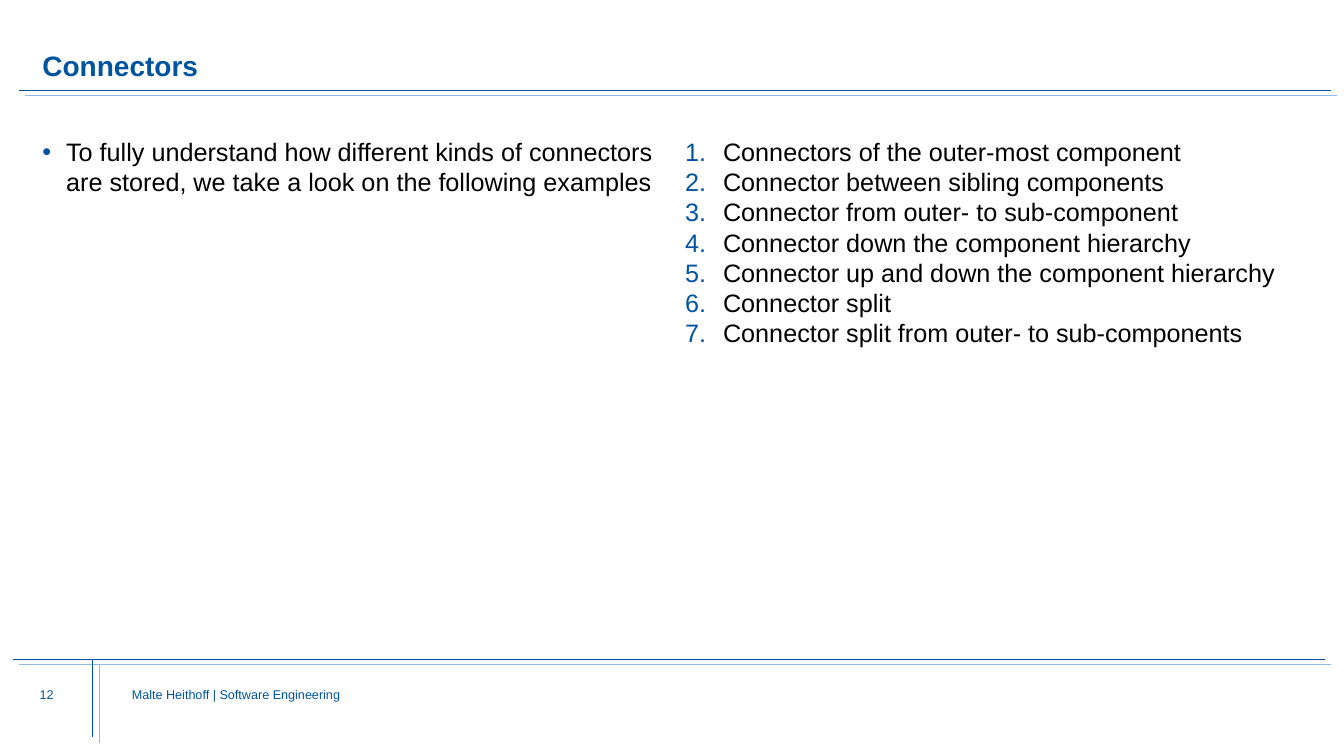
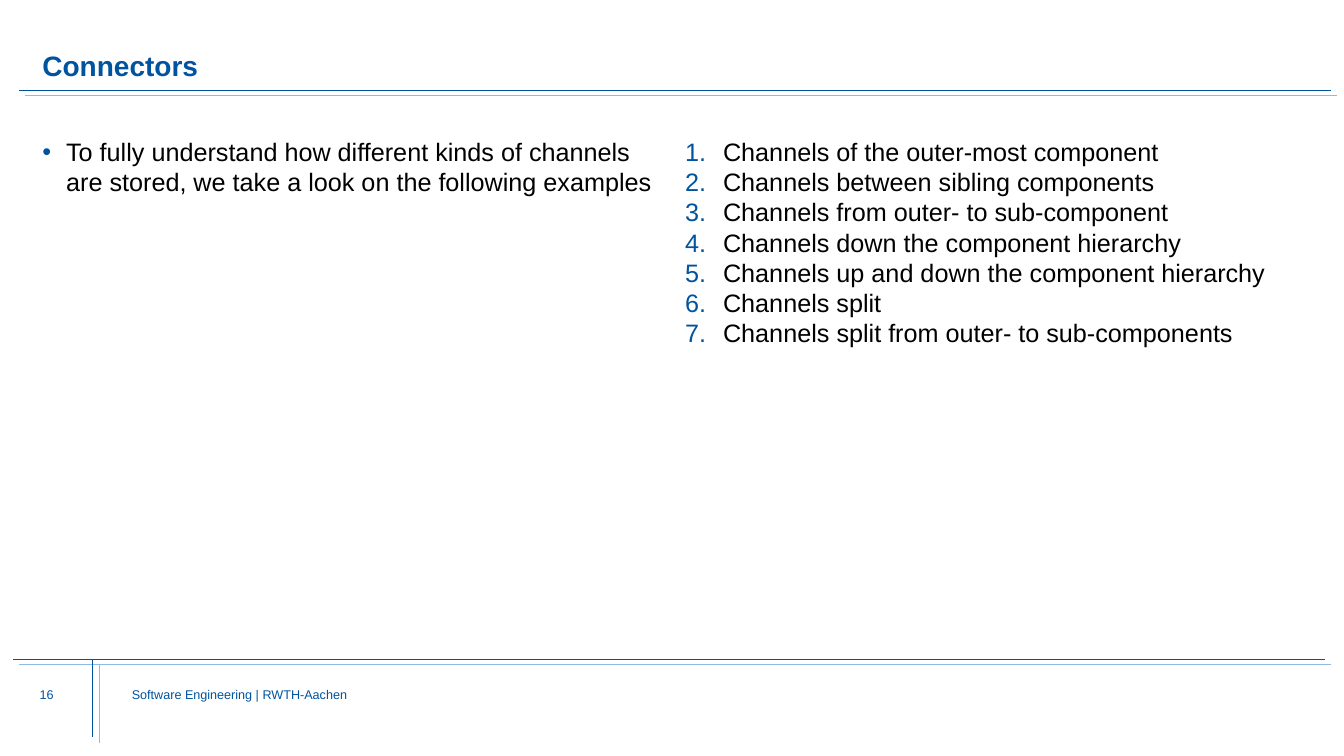
Before and after one commit to Fishi2402/montigem, a slide deck: slide 16 of products/syse_functions/doc/FunctionStructure.Explanation.pptx (slide 12 before the commit). Drawn at 1344x756 pixels with LibreOffice and Linux fonts; fonts in the diff are those of the drawing; background and template pictures are left out. Boxes give left, top, right and bottom in pixels: in the first picture for what was removed or moved away, otherwise in the second. Text is boxed around its words. In the diff, an @@ line names an element or a change of style, - is before the commit and + after.

```diff
--- a/products/syse_functions/doc/FunctionStructure.Explanation.pptx
+++ b/products/syse_functions/doc/FunctionStructure.Explanation.pptx
@@ text at [66, 142, 651, 197]: text changed @@
-• To fully understand how different kinds of connectors are stored, we take a look on the following examples
+• To fully understand how different kinds of channels are stored, we take a look on the following examples
@@ text at [723, 142, 1265, 348]: text changed @@
-1. Connectors of the outer-most component
-2. Connector between sibling components
-3. Connector from outer- to sub-component
-4. Connector down the component hierarchy
-5. Connector up and down the component hierarchy
-6. Connector split
-7. Connector split from outer- to sub-components
+1. Channels of the outer-most component
+2. Channels between sibling components
+3. Channels from outer- to sub-component
+4. Channels down the component hierarchy
+5. Channels up and down the component hierarchy
+6. Channels split
+7. Channels split from outer- to sub-components
@@ page number at [40, 690, 54, 699]: text changed @@
-12
+16
@@ text at [132, 690, 348, 702]: text changed @@
-Malte Heithoff | Software Engineering
+Software Engineering | RWTH-Aachen
```
Also in this commit, not shown: 16 other slides changed, 4 slides added, 15 slides removed, 1 other file.
